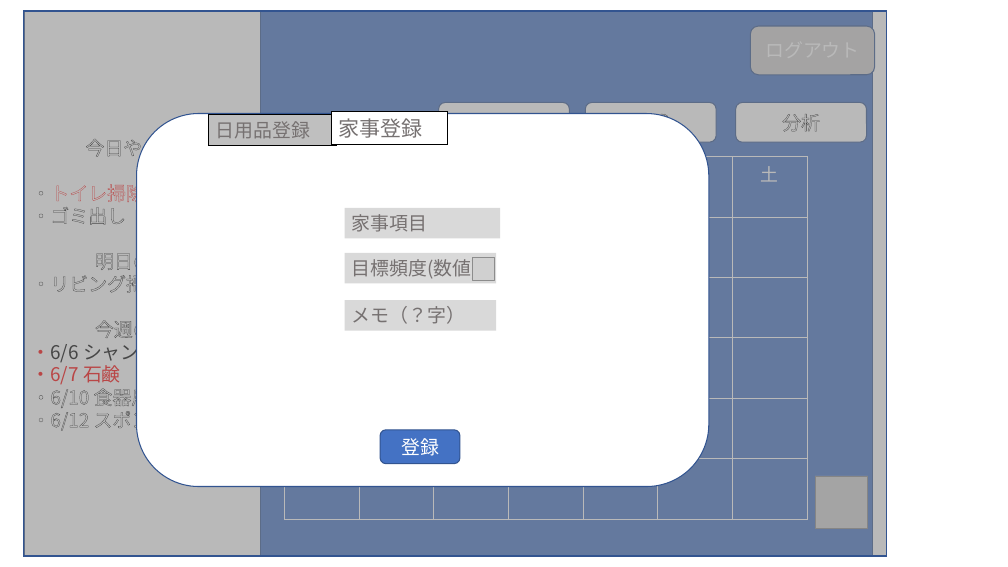
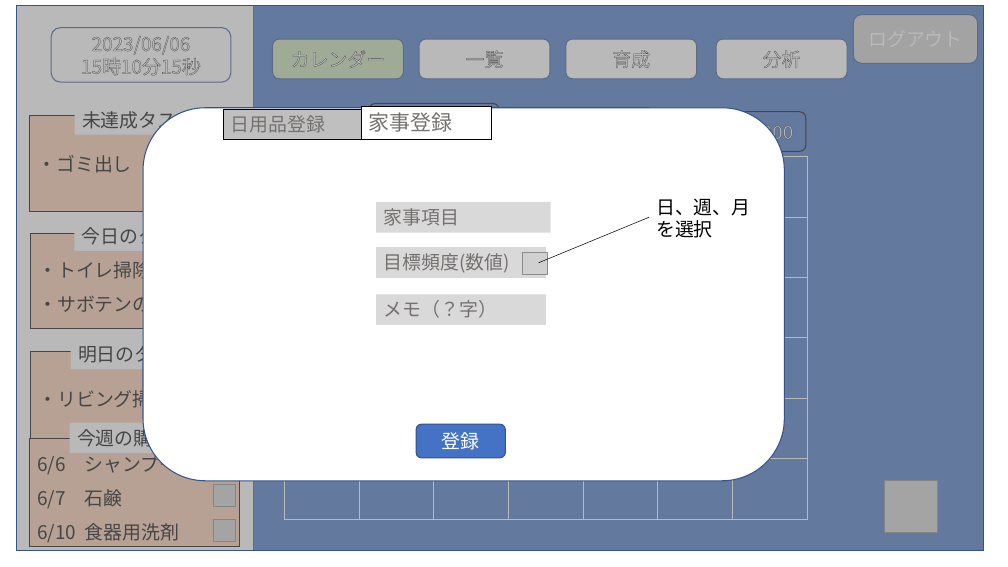
Before and after one commit to dojo2023/A-5, a slide deck: slide 8 of doc/外部設計_プレゼン.pptx. Drawn at 1008x567 pixels with LibreOffice and Linux fonts; fonts in the diff are those of the drawing; grey boxes stand for pictures. Boxes give left, top, right and bottom in pixels: in the first picture for what was removed or moved away, otherwise in the second. Text is boxed around its words. In the diff, an @@ line names an element or a change of style, - is before the commit and + after.

```diff
--- a/doc/外部設計_プレゼン.pptx
+++ b/doc/外部設計_プレゼン.pptx
@@ rectangle: place and size @@
-rectangle at (23, 11, 887, 557)
+rectangle at (16, 5, 984, 551)
@@ rectangle: place and size @@
-rectangle at (24, 11, 261, 557)
+rectangle at (17, 5, 253, 551)
@@ rectangle: place and size @@
-rectangle at (24, 11, 873, 557)
+rectangle at (24, 5, 984, 551)
@@ rounded rectangle added at (51, 28, 231, 82), fill #FFFFFF, outline #325491 1 pt, 18 pt, text #FFFFFF @@
+2023/06/06
+15時10分15秒
@@ rounded rectangle: place and size @@
-rounded rectangle at (750, 26, 875, 75)
+rounded rectangle at (854, 14, 979, 64)
@@ rounded rectangle added at (272, 39, 403, 79), fill #C5E0B4, outline #325491 1 pt, 18 pt, text #FFFFFF @@
+カレンダー
@@ 3 rounded rectangles: place and size @@
-3 rounded rectangles at (439, 102, 867, 142)
+3 rounded rectangles at (419, 39, 847, 79)
@@ rectangle added at (30, 116, 240, 211), fill #F8CBAD, outline #000000 0.75 pt, 18 pt, text #000000 @@
+・ゴミ出し
@@ rectangle added at (75, 104, 209, 135), fill #FFFFFF, 18 pt, text #000000 @@
+未達成タスク
@@ rounded rectangle: place and size @@
-rounded rectangle at (137, 113, 709, 486)
+rounded rectangle at (143, 108, 784, 481)
@@ rectangle "日用品登録": place and size @@
-rectangle "日用品登録" at (208, 115, 337, 145)
+rectangle "日用品登録" at (223, 109, 367, 139)
@@ rectangle "家事登録": place and size @@
-rectangle "家事登録" at (331, 112, 448, 145)
+rectangle "家事登録" at (361, 106, 492, 139)
@@ rounded rectangle added at (369, 104, 500, 144), outline #000000 1 pt, 18 pt, text #FFFFFF @@
+2023/06
@@ picture added at (516, 107, 544, 135) @@
@@ rounded rectangle added at (663, 112, 806, 152), outline #000000 1 pt, 18 pt, text #FFFFFF @@
+Total \,4300
@@ text in rectangle at (32, 135, 199, 432): text removed @@
-今日やる家事
-・トイレ掃除
-・ゴミ出し
-明日の家事
-・リビング掃除
-今週の購入
-・6/6 シャンプー
-・6/7 石鹸
-・6/10 食器用洗剤
-・6/12 スポンジ
@@ rectangle "家事項目": place and size @@
-rectangle "家事項目" at (345, 208, 501, 238)
+rectangle "家事項目" at (377, 202, 551, 232)
@@ text added at (656, 199, 750, 238), 18 pt, text #000000 @@
+日、週、月を選択
@@ rectangle added at (31, 234, 241, 329), fill #F8CBAD, outline #000000 0.75 pt, 18 pt, text #000000 @@
+・トイレ掃除
+・サボテンの水やり
@@ text added at (82, 223, 195, 248), 18 pt, text #000000 @@
+今日のタスク
@@ line added from (538, 263) to (650, 217), #000000 0.5 pt @@
@@ rectangle "目標頻度(数値)": place and size @@
-rectangle "目標頻度(数値)" at (345, 253, 496, 284)
+rectangle "目標頻度(数値)" at (377, 247, 547, 278)
@@ picture: place and size @@
-picture at (473, 258, 495, 281)
+picture at (523, 252, 547, 274)
@@ rectangle "メモ（？字）": place and size @@
-rectangle "メモ（？字）" at (345, 300, 496, 330)
+rectangle "メモ（？字）" at (377, 294, 547, 324)
@@ rectangle added at (31, 352, 241, 447), fill #F8CBAD, outline #000000 0.75 pt, 18 pt, text #000000 @@
+・リビング掃除
@@ text added at (78, 341, 191, 366), 18 pt, text #000000 @@
+明日のタスク
@@ rounded rectangle "登録": place and size @@
-rounded rectangle "登録" at (380, 430, 461, 464)
+rounded rectangle "登録" at (416, 424, 505, 458)
@@ picture: place and size @@
-picture at (815, 476, 867, 529)
+picture at (885, 480, 937, 532)
@@ group added at (30, 423, 240, 547): 2 rectangles, 2 pictures @@
+6/6 シャンプー
+6/7 石鹸
+6/10 食器用洗剤
+今週の購入品
```
Also in this commit, not shown: 5 other slides changed, 1 slide added.
